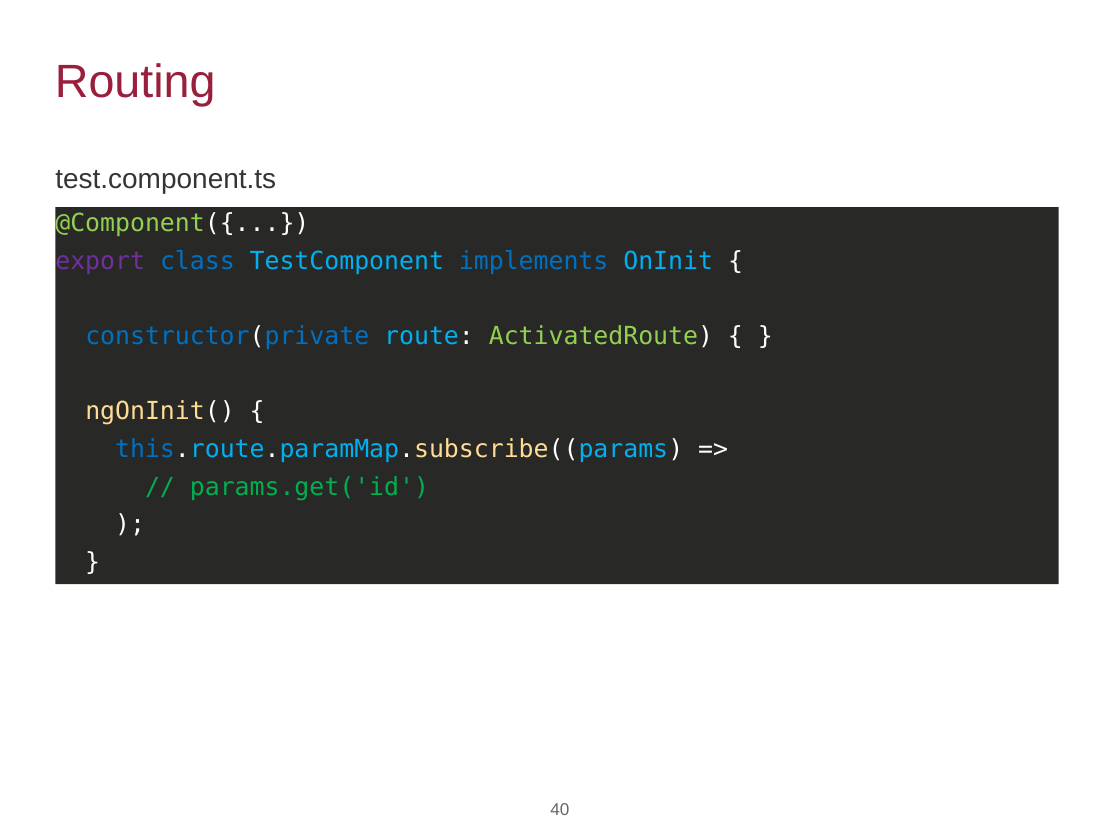
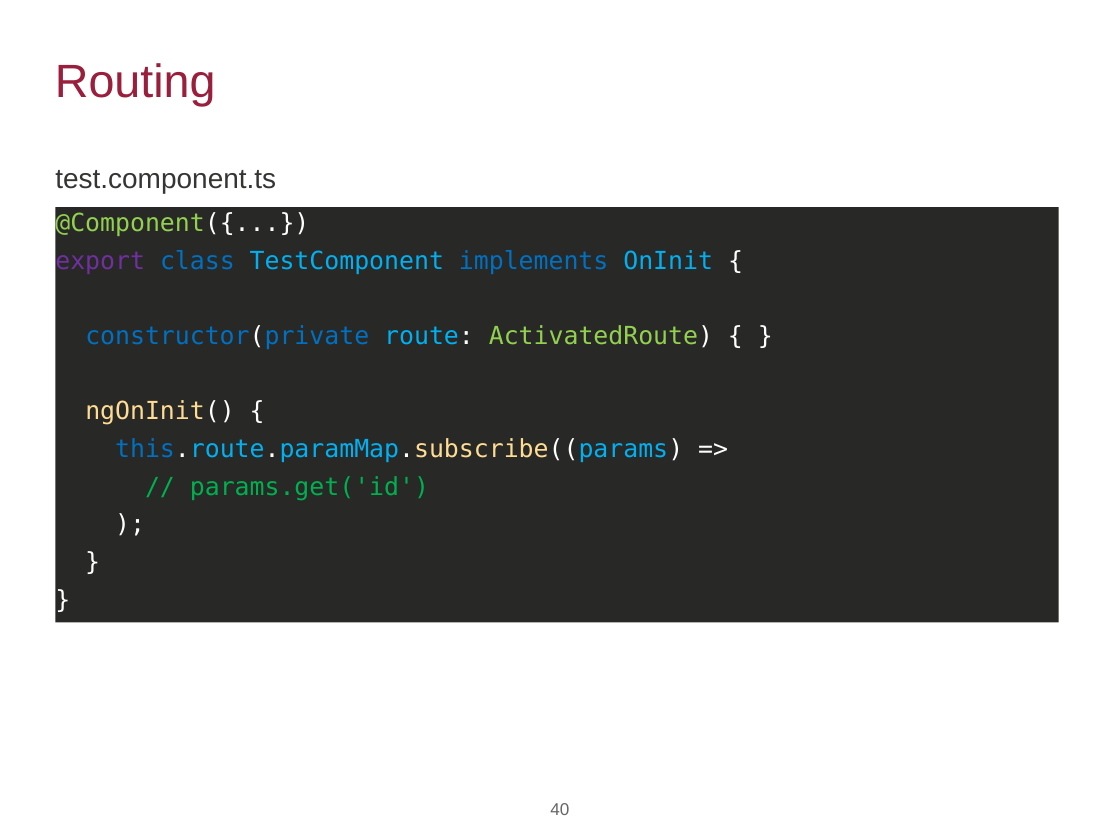
Before and after one commit to agaudichon/CGI-formation-Angular, a slide deck: slide 40 of docs/Formation_Angular_002_Premiers-pas.pptx. Drawn at 1120x840 pixels with LibreOffice and Linux fonts; fonts in the diff are those of the drawing; background and template pictures are left out. Boxes give left, top, right and bottom in pixels: in the first picture for what was removed or moved away, otherwise in the second. Text is boxed around its words. In the diff, an @@ line names an element or a change of style, - is before the commit and + after.

```diff
--- a/docs/Formation_Angular_002_Premiers-pas.pptx
+++ b/docs/Formation_Angular_002_Premiers-pas.pptx
@@ text at (55,207,1058,623): paragraph added @@
+}
@@ text "@Component({...})": place and size @@
-text "@Component({...})" at (55,207,1058,585)
+text "@Component({...})" at (55,207,1058,623)
```
Also in this commit, not shown: 3 slides added.
